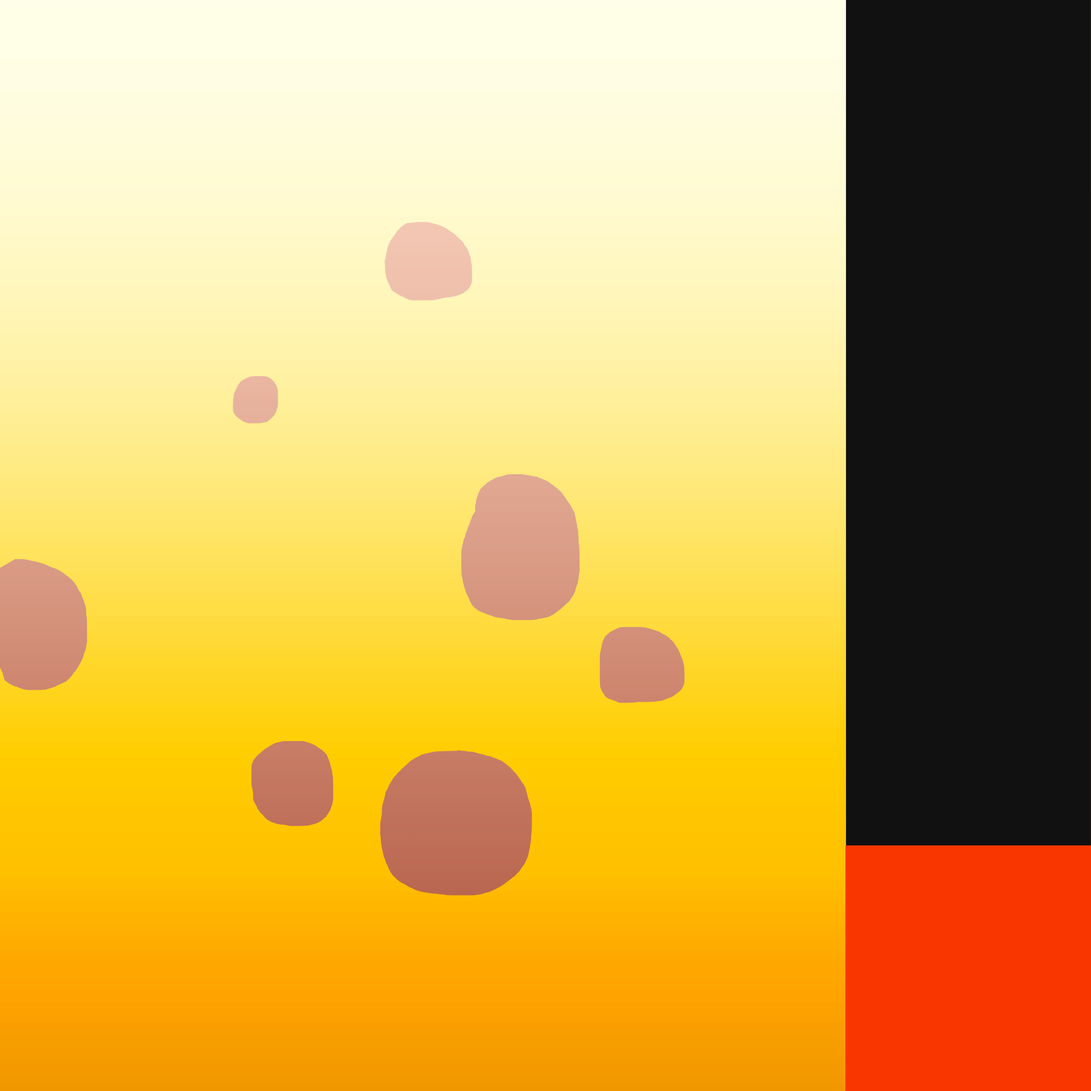
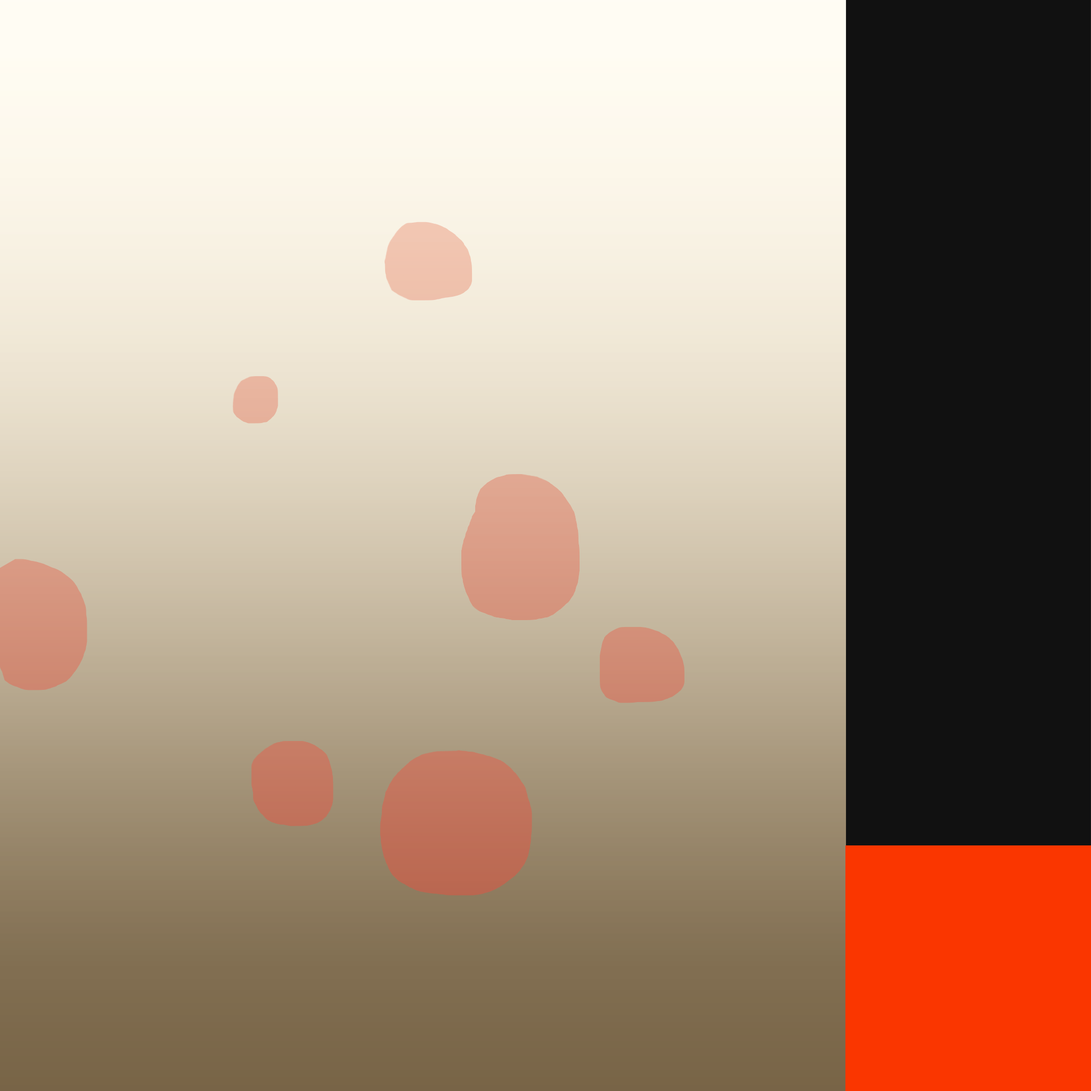
The second 1091x1091 image is a revision of the first. Changes to its layers:
pixels changed over (0, 0, 1091, 1091) (layer not identified)
